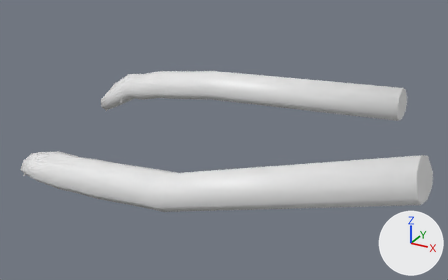
One commit to the FBX model Assets/Meshes/SK_FirstPerson_Paws.fbx: the scene before it, then after it.
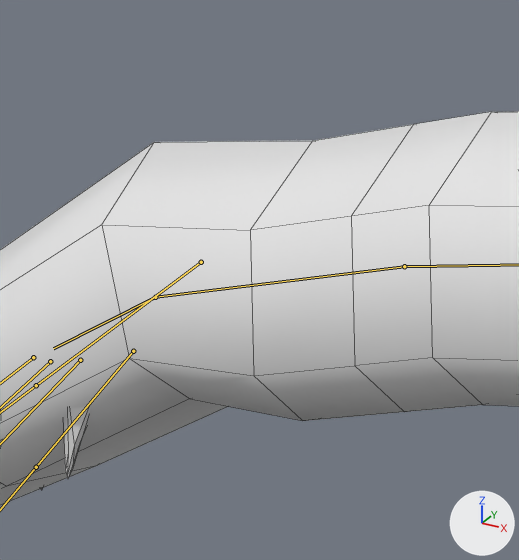
Each version is shown whole from a camera (50 mm lens) standing at (0.575, -0.51, 0.292) and looking at (0.296, -0.002, 0.038), then close up on the part from 26% to 36% of the width and 22% to 40% of the height. Every picture has the same lights, and +X, +Y and +Z are marked at lower right. Both versions are drawn at frame 1 of the action 'Armature|Walk'; the numbers are the values there. The bones that bend it are drawn over the model as lines in the close-ups. The close-ups show mesh edges as thin lines.

In view in the first close-up: 'Claw2.R'.
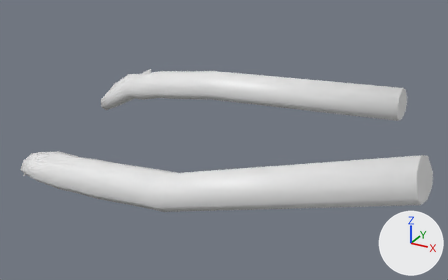
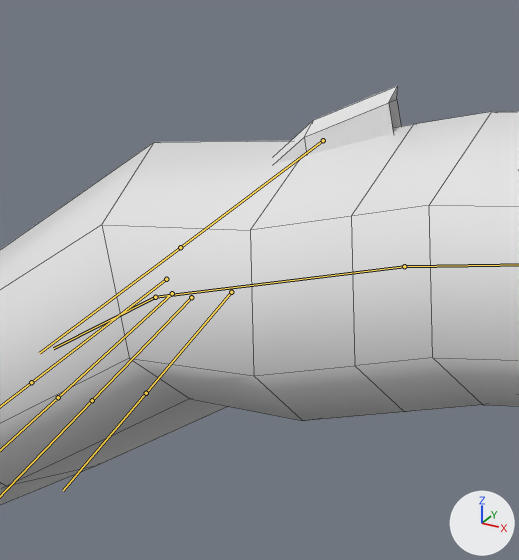
Diff of the bpy script that builds the scene:
```diff
--- a/Assets/Meshes/SK_FirstPerson_Paws.fbx.py
+++ b/Assets/Meshes/SK_FirstPerson_Paws.fbx.py
@@ bone_claw2_r @@
 bone_claw2_r = bpy.data.objects['Armature'].pose.bones['Claw2.R']  # child of 'Paw.R'
-bone_claw2_r.location = (0.0, 0.0, 0.0)
-bone_claw2_r.scale = (1.0, 1.0, 1.0)
+bone_claw2_r.location = (0.002, -0.0186, -0.0021)
+bone_claw2_r.scale = (0.86, 0.86, 0.86)
@@ bone_claw3_r @@
 bone_claw3_r = bpy.data.objects['Armature'].pose.bones['Claw3.R']  # child of 'Paw.R'
-bone_claw3_r.location = (0.0, 0.0, 0.0)
-bone_claw3_r.scale = (1.0, 1.0, 1.0)
+bone_claw3_r.location = (0.0043, -0.0165, -0.0032)
+bone_claw3_r.scale = (0.86, 0.86, 0.86)
@@ bone_claw4_r @@
 bone_claw4_r = bpy.data.objects['Armature'].pose.bones['Claw4.R']  # child of 'Paw.R'
-bone_claw4_r.location = (0.0, 0.0, 0.0)
-bone_claw4_r.scale = (1.0, 1.0, 1.0)
+bone_claw4_r.location = (0.0051, -0.015, -0.0034)
+bone_claw4_r.scale = (0.86, 0.86, 0.86)
@@ bone_claw5_r @@
 bone_claw5_r = bpy.data.objects['Armature'].pose.bones['Claw5.R']  # child of 'Paw.R'
-bone_claw5_r.location = (0.0, 0.0, 0.0)
-bone_claw5_r.scale = (1.0, 1.0, 1.0)
+bone_claw5_r.location = (0.0052, -0.0138, -0.0031)
+bone_claw5_r.scale = (0.86, 0.86, 0.86)
@@ bone_claw1_r @@
 bone_claw1_r = bpy.data.objects['Armature'].pose.bones['Claw1.R']  # child of 'Paw.R'
-bone_claw1_r.location = (0.0, 0.0, 0.0)
-bone_claw1_r.scale = (1.0, 1.0, 1.0)
+bone_claw1_r.location = (0.0026, -0.0198, 0.0028)
+bone_claw1_r.scale = (0.86, 0.86, 0.86)
```

What differs and where, as boxes [x1, y1, x2, y2] in the close-ups (519 x 560 px):
'Claw2.R', posed: before [0, 112, 519, 505]; after [0, 86, 519, 505]
bone 'Claw5.R', root to tip: before (133, 351) to (36, 467); after (231, 292) to (146, 393)
bone 'Claw1.R', root to tip: before (201, 262) to (36, 385); after (323, 140) to (180, 247)
